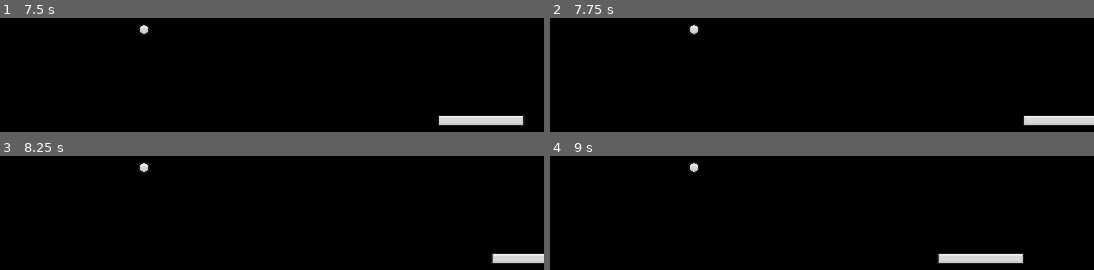
Above: before the commit, frames 1-4 (two rows, left to right).
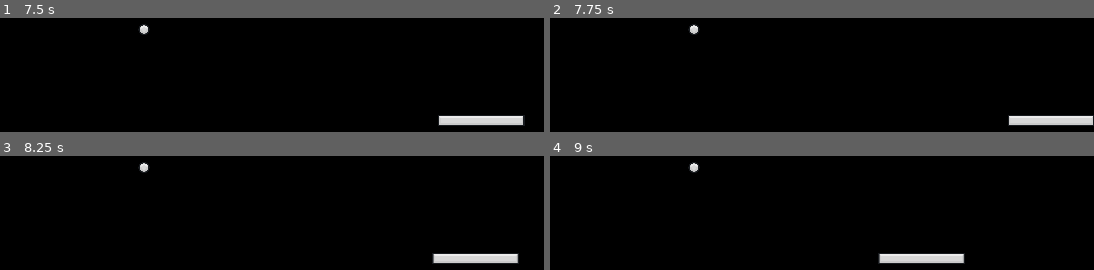
Above: after the commit, the same moments.

Repository: lichen014/BrickBreaker
Game: Godot game, scene res://Scenes/main.tscn
The game is run twice, just before and just after one commit, with the same random seed, the same clock (stepped at 60 frames per second) and the same inputs.
Inputs:
- Up to frame 1 (7.5 s): tap Enter at 0.5 s; hold D (right) 0.53-2.03 s; hold A (left) 2.03-4.28 s; hold D (right) from 4.28 s (still down)
- Up to frame 2 (7.75 s): keep holding D (right)
- Up to frame 3 (8.25 s): release D (right) at 8.03 s; hold A (left) from 8.03 s (still down)
- Up to frame 4 (9 s): keep holding A (left)

Frame 1 is identical in both runs. In frame 2, 0.3% of the frame differs, in the area x 84-100%, y 85-95%; in frame 3, 1.5%; in frame 4, 2.2%, in the area x 60-88%, y 85-95%.
Error before the commit: Cannot call method 'get_viewport_rect' on a null value. (res://Scripts/paddle.gd:17)

Commit message:
fixed error!!

Diff:
--- a/Scenes/main.tscn
+++ b/Scenes/main.tscn
@@ -8,9 +8,10 @@
 
 [node name="Camera2D" type="Camera2D" parent="."]
 
-[node name="Paddle" parent="." instance=ExtResource("1_bokhs")]
+[node name="Paddle" parent="." node_paths=PackedStringArray("camera") instance=ExtResource("1_bokhs")]
 position = Vector2(2.08165e-12, 283)
 collision_layer = 2
+camera = NodePath("../Camera2D")
 
 [node name="Ball" parent="." instance=ExtResource("2_jgq78")]
 visibility_layer = 14
--- a/Scripts/paddle.gd
+++ b/Scripts/paddle.gd
@@ -14,8 +14,8 @@
 @onready var collision_shape_2d = $CollisionShape2D
 
 func _ready():
-	camera_rect = camera.get_viewport_rect()
-	half_paddle_width = collision_shape_2d.shape.get_rect().size.x / 2 * scale.x
+		camera_rect = camera.get_viewport_rect()
+		half_paddle_width = collision_shape_2d.shape.get_rect().size.x / 2 * scale.x
 
 func _physics_process(delta):
 	linear_velocity = speed * direction
@@ -39,5 +39,5 @@
 		direction = Vector2.ZERO
 
 	if direction != Vector2.ZERO && !is_ball_started:
-		ball.start_ball()
+		ball._start_ball()
 		is_ball_started = true
Not shown, added: Scenes/pad6AB8.tmp
Not shown, added: Scenes/pad8D81.tmp
Not shown, added: Scenes/pad92F0.tmp
Not shown, added: Scenes/padA483.tmp
Not shown, added: Scenes/padBB9D.tmp
Not shown, added: Scenes/padF51B.tmp
